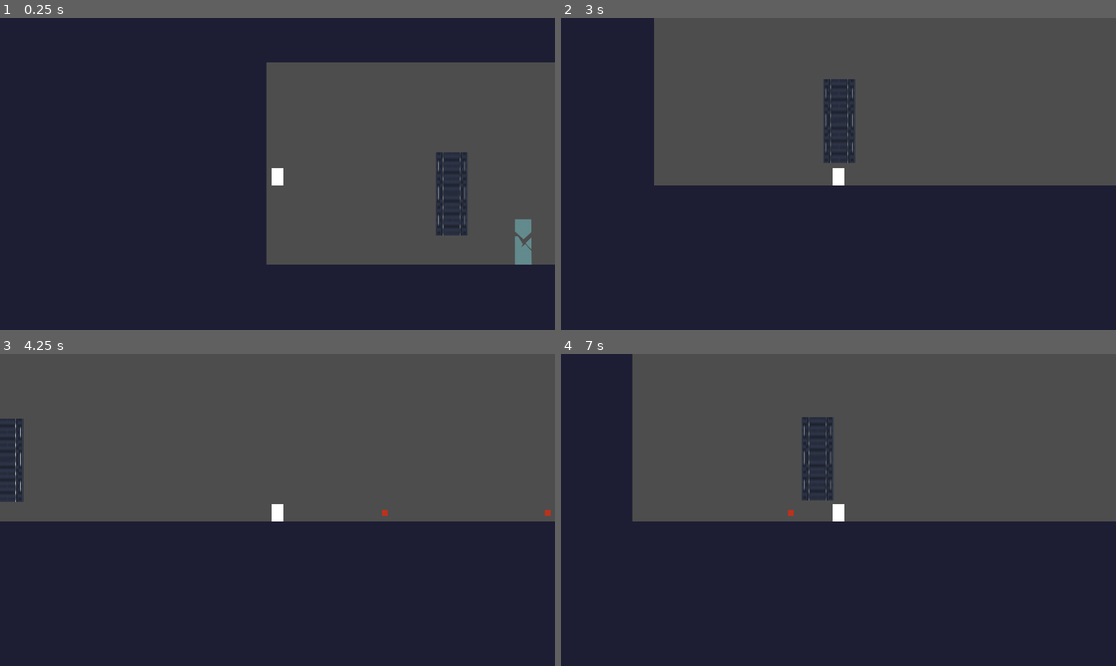
Above: before the commit, frames 1-4 (two rows, left to right).
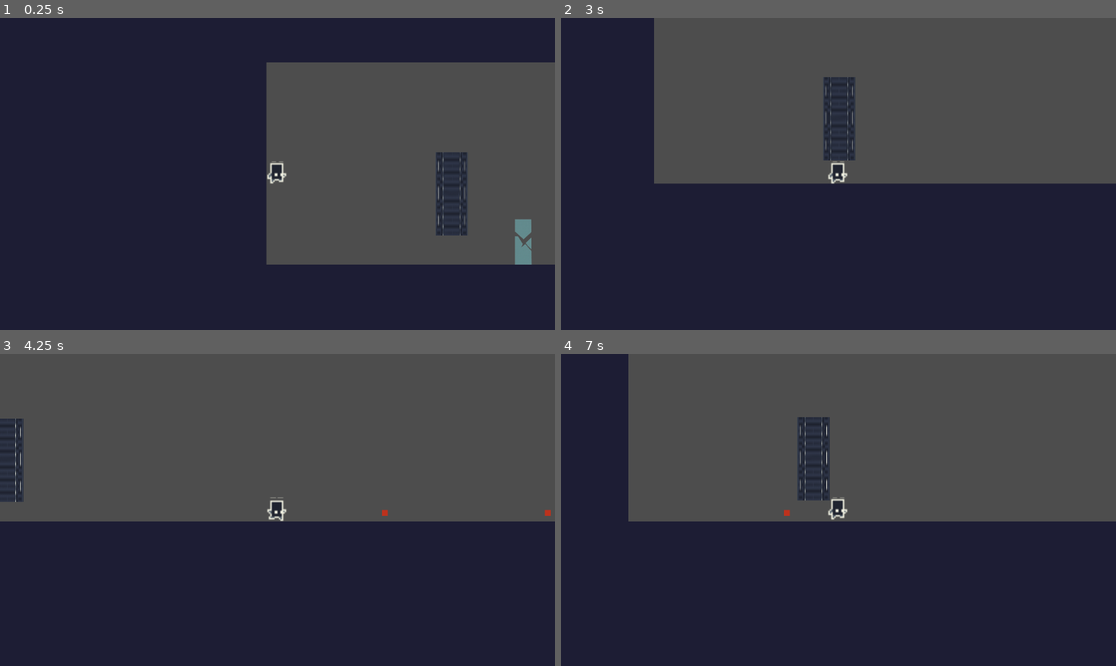
Above: after the commit, the same moments.

Repository: Varreaux/W3Game
Game: Godot game, scene res://main.tscn
Same seed, same stepped clock (60 frames per second), same inputs: the game is played once before the commit and once after it.
Inputs:
- Up to frame 1 (0.25 s): no input
- Up to frame 2 (3 s): tap Enter (ui_accept) at 0.5, 0.77, 1.52 s; hold Right (ui_right) 0.53-2.03 s; hold Left (ui_left) 2.03-2.78 s; hold Right (ui_right) from 2.78 s (still down)
- Up to frame 3 (4.25 s): keep holding Right (ui_right); tap Enter (ui_accept) at 3.02, 3.77 s
- Up to frame 4 (7 s): release Right (ui_right) at 4.28 s; hold Left (ui_left) 4.28-5.03 s; tap Enter (ui_accept) at 4.52, 6.02, 6.77 s; hold Right (ui_right) 5.03-5.78 s; hold Left (ui_left) from 5.78 s (still down)

The runs differ from the first frame. In frame 1, 0.2% of the frame differs, in the area x 48-52%, y 45-54%; in frame 2, 0.9%; in frame 3, 0.2%; in frame 4, 1.1%, in the area x 12-52%, y 0-54%.

Commit message:
added player sprite animation

Diff:
--- a/player.gd
+++ b/player.gd
@@ -26,6 +26,11 @@
 	else:
 		velocity.x = move_toward(velocity.x, 0, SPEED)
 
+	if velocity.x != 0:
+		$AnimatedSprite2D.play("walk")
+	else:
+		$AnimatedSprite2D.stop()
+
 	move_and_slide()
 
 	if Input.is_action_pressed("ui_right"):
--- a/player.tscn
+++ b/player.tscn
@@ -1,20 +1,57 @@
-[gd_scene load_steps=4 format=3 uid="uid://cq2cov84cq0s1"]
+[gd_scene load_steps=10 format=3 uid="uid://cq2cov84cq0s1"]
 
 [ext_resource type="Script" path="res://player.gd" id="1_k411p"]
 [ext_resource type="PackedScene" uid="uid://cuy0lgtl7esbu" path="res://bullet.tscn" id="2_kx43t"]
+[ext_resource type="Texture2D" uid="uid://cv6lnsf12w2gu" path="res://industrial.v2.png" id="3_kricy"]
 
 [sub_resource type="RectangleShape2D" id="RectangleShape2D_8o12e"]
-size = Vector2(16, 23)
+size = Vector2(24, 32)
+
+[sub_resource type="AtlasTexture" id="AtlasTexture_524ln"]
+atlas = ExtResource("3_kricy")
+region = Rect2(0, 272, 16, 17)
+
+[sub_resource type="AtlasTexture" id="AtlasTexture_e33g0"]
+atlas = ExtResource("3_kricy")
+region = Rect2(16, 272, 16, 17)
+
+[sub_resource type="AtlasTexture" id="AtlasTexture_y5t84"]
+atlas = ExtResource("3_kricy")
+region = Rect2(32, 272, 16, 17)
+
+[sub_resource type="AtlasTexture" id="AtlasTexture_soqa6"]
+atlas = ExtResource("3_kricy")
+region = Rect2(48, 272, 16, 17)
+
+[sub_resource type="SpriteFrames" id="SpriteFrames_2oo1m"]
+animations = [{
+"frames": [{
+"duration": 1.0,
+"texture": SubResource("AtlasTexture_524ln")
+}, {
+"duration": 1.0,
+"texture": SubResource("AtlasTexture_e33g0")
+}, {
+"duration": 1.0,
+"texture": SubResource("AtlasTexture_y5t84")
+}, {
+"duration": 1.0,
+"texture": SubResource("AtlasTexture_soqa6")
+}],
+"loop": true,
+"name": &"walk",
+"speed": 5.0
+}]
 
 [node name="Player" type="CharacterBody2D"]
 script = ExtResource("1_k411p")
 bullet_scene = ExtResource("2_kx43t")
 
 [node name="CollisionShape2D" type="CollisionShape2D" parent="."]
-position = Vector2(0, 4.5)
 shape = SubResource("RectangleShape2D_8o12e")
 
 [node name="ColorRect" type="ColorRect" parent="."]
+visible = false
 offset_left = -8.0
 offset_top = -8.0
 offset_right = 8.0
@@ -22,3 +59,9 @@
 
 [node name="Camera2D" type="Camera2D" parent="."]
 zoom = Vector2(1.5, 1.5)
+
+[node name="AnimatedSprite2D" type="AnimatedSprite2D" parent="."]
+scale = Vector2(2, 2)
+sprite_frames = SubResource("SpriteFrames_2oo1m")
+animation = &"walk"
+frame_progress = 0.278518
